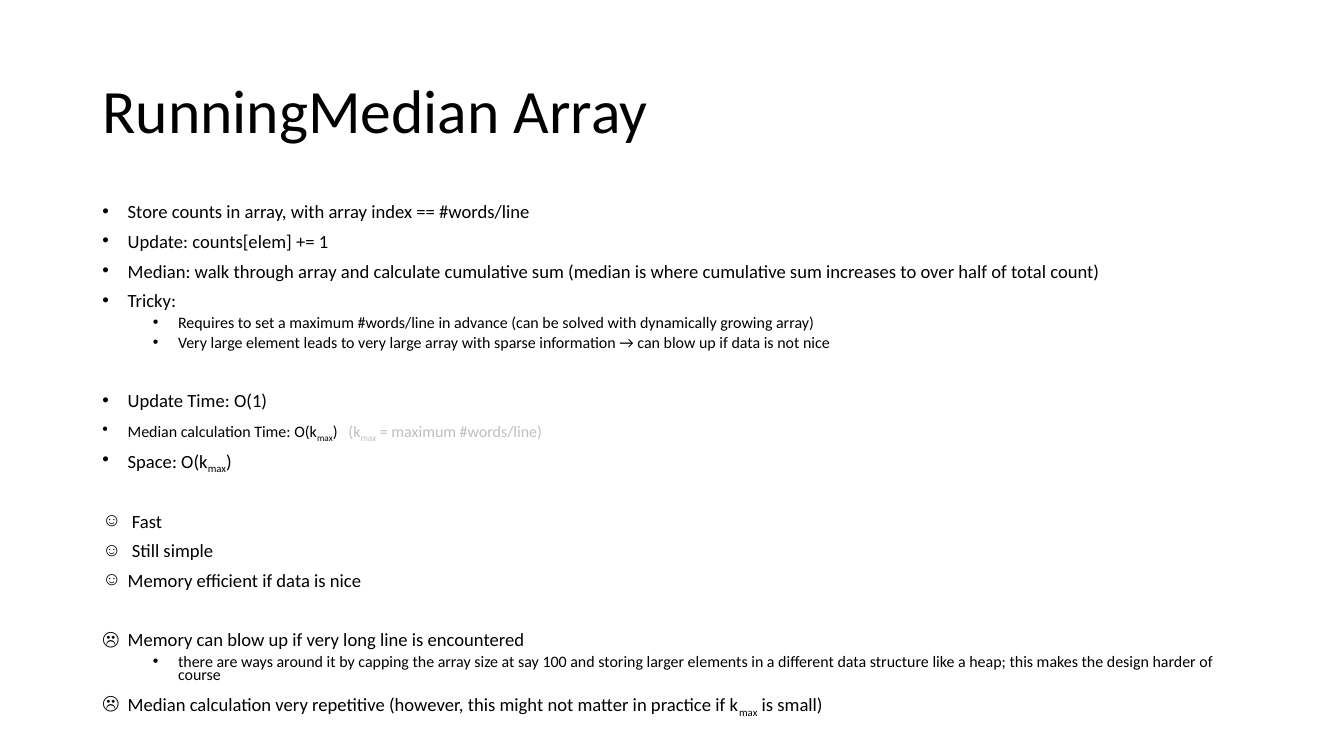
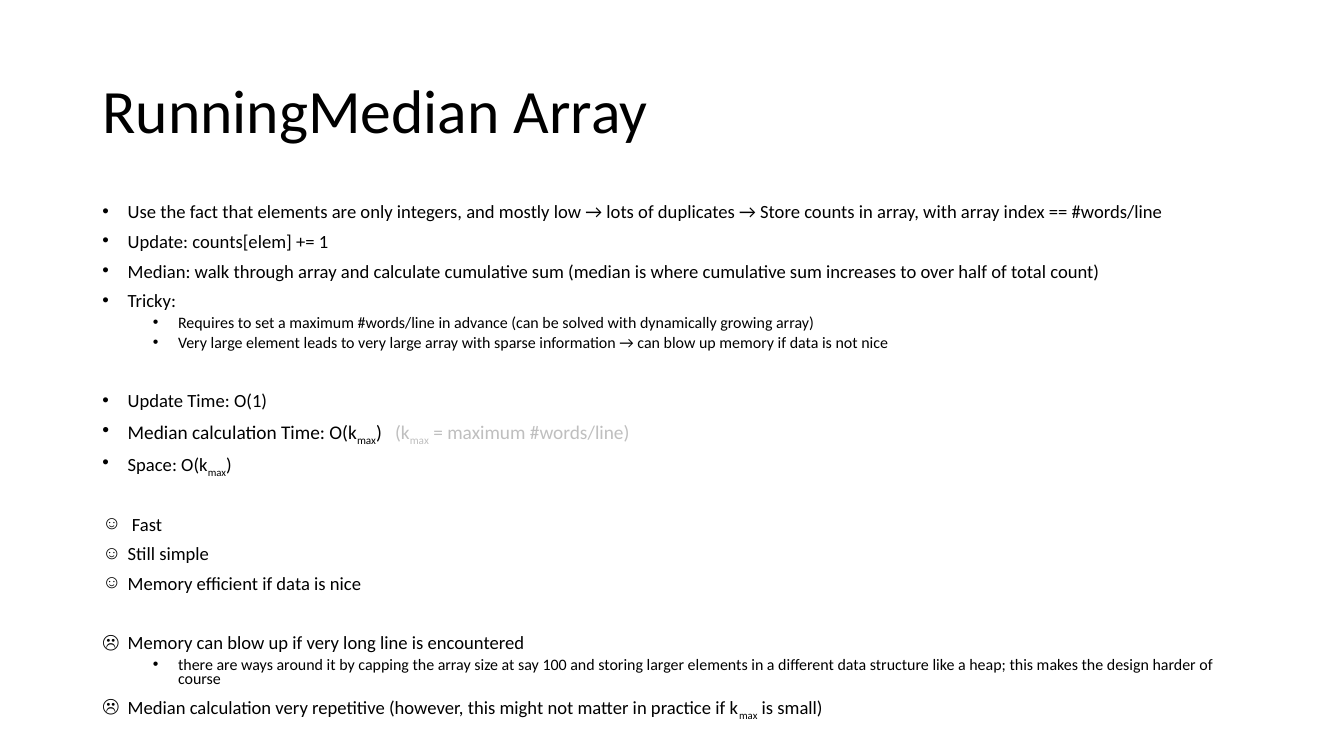
Before and after one commit to lazyradish/Insight-Coding-Challenge, a slide deck: slide 8 of doc/CodingChallenge.pptx. Drawn at 1344x756 pixels with LibreOffice and Linux fonts; fonts in the diff are those of the drawing. Boxes give left, top, right and bottom in pixels: in the first picture for what was removed or moved away, otherwise in the second. Text is boxed around its words. In the diff, an @@ line names an element or a change of style, - is before the commit and + after.

```diff
--- a/doc/CodingChallenge.pptx
+++ b/doc/CodingChallenge.pptx
@@ text at <box>128,205,1162,222</box>: text changed @@
-• Store counts in array, with array index == #words/line
+• Use the fact that elements are only integers, and mostly low → lots of duplicates → Store counts in array, with array index == #words/line
@@ text at <box>178,337,888,351</box>: text changed @@
-  • Very large element leads to very large array with sparse information → can blow up if data is not nice
+  • Very large element leads to very large array with sparse information → can blow up memory if data is not nice
@@ text at <box>128,425,630,442</box>: size 11.4 to 13.8 pt in "Median calculation Time: O(kmax) (kmax = maximum ..." @@
```
Also in this commit, not shown: 8 other slides changed, 1 other file.
